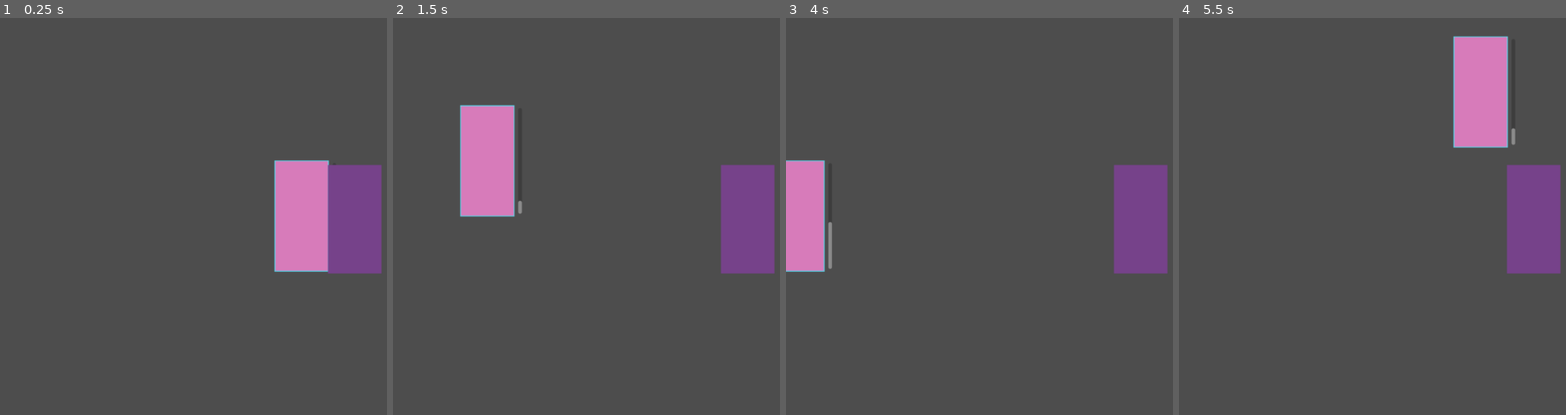
Above: before the commit, frames 1-4 (left to right).
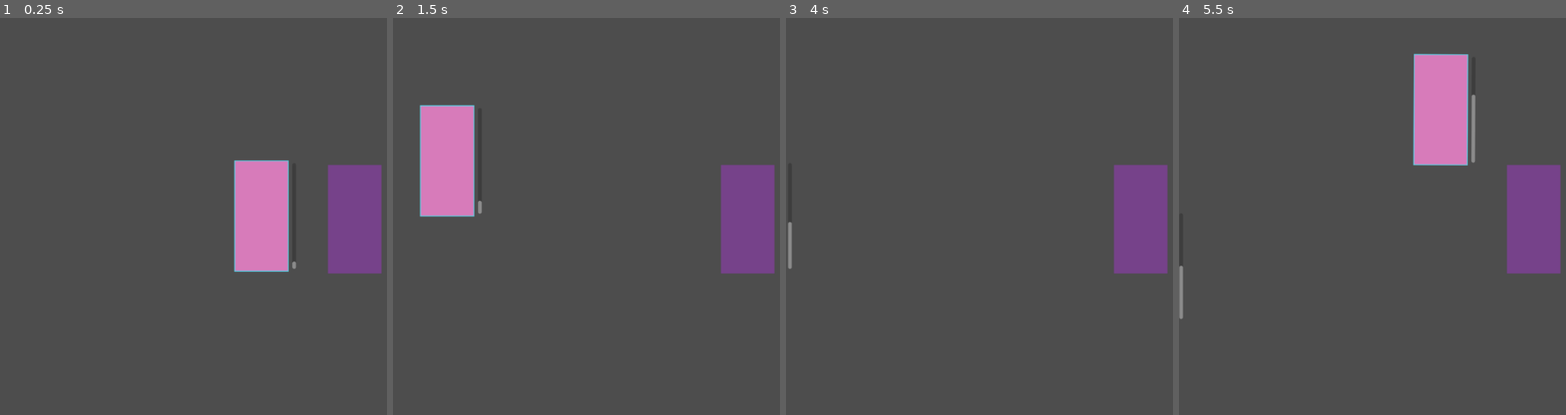
Above: after the commit, the same moments.

Repository: EbbeUndFlut/waterboy
Game: Godot game, scene res://src/tests/node_2d.tscn
The game is run twice, just before and just after one commit, with the same random seed, the same clock (stepped at 60 frames per second) and the same inputs. The project has no main scene, so this scene is started directly.
Inputs:
- Up to frame 1 (0.25 s): no input
- Up to frame 2 (1.5 s): tap Enter (ui_accept) at 0.5, 0.77 s; hold Right (ui_right) 0.53-1.28 s; hold Down (ui_down) from 1.28 s (still down)
- Up to frame 3 (4 s): tap Enter (ui_accept) at 1.52, 2.75, 3.02, 3.5, 3.77 s; release Down (ui_down) at 2.03 s; hold Right (ui_right) 2.03-2.78 s; hold Up (ui_up) 2.78-3.53 s; hold Left (ui_left) from 3.53 s (still down)
- Up to frame 4 (5.5 s): tap Enter (ui_accept) at 4.52 s; release Left (ui_left) at 5.03 s; hold Down (ui_down) from 5.03 s (still down)

The runs differ from the first frame. In frame 1, 6.0% of the frame differs, in the area x 60-86%, y 35-64%; in frame 2, 6.1%; in frame 3, 2.9%; in frame 4, 6.6%, in the area x 0-87%, y 4-76%.

Commit message:
sie leben......

Diff:
--- a/src/entities/soccer_player.gd
+++ b/src/entities/soccer_player.gd
@@ -1,10 +1,12 @@
 class_name SoccerPlayer
 extends RigidBody2D
 
+@export var SPEED:float = 30
 enum Teams {BLUE,RED}
 @onready var water:Sprite2D = $water
 @export var team:Teams
 @onready var progress:ProgressBar = $ProgressBar
+var direction:Vector2=Vector2(0,0)
 var thirst:float = 0
 var multiplier: float = 1
 var speed:int= 10
@@ -27,6 +29,9 @@
 	if can_drink and Input.is_action_just_pressed("ui_accept"):
 		thirst = 0
 
+func _physics_process(delta):
+	apply_force(direction)
+
 func _on_drink_area_body_entered(body):
 	var waterboy = body as WaterBoy
 	if waterboy:
@@ -37,3 +42,7 @@
 	var waterboy = body as WaterBoy
 	if waterboy:
 		can_drink = false
+
+
+func _on_timer_timeout():
+	direction = Vector2(randf_range(0,1)*SPEED,randf_range(0,1)*SPEED)
--- a/src/entities/soccer_player.tscn
+++ b/src/entities/soccer_player.tscn
@@ -13,9 +13,9 @@
 [sub_resource type="ShaderMaterial" id="ShaderMaterial_77a6a"]
 
 [node name="SoccerPlayer" type="RigidBody2D"]
+gravity_scale = 1.66533e-16
 sleeping = true
 can_sleep = false
-freeze = true
 script = ExtResource("1_bbd2v")
 
 [node name="CollisionShape2D" type="CollisionShape2D" parent="."]
@@ -46,5 +46,10 @@
 show_percentage = false
 metadata/_edit_use_anchors_ = true
 
+[node name="Timer" type="Timer" parent="."]
+wait_time = 4.222
+autostart = true
+
 [connection signal="body_entered" from="DrinkArea" to="." method="_on_drink_area_body_entered"]
 [connection signal="body_exited" from="DrinkArea" to="." method="_on_drink_area_body_exited"]
+[connection signal="timeout" from="Timer" to="." method="_on_timer_timeout"]
--- a/src/tests/node_2d.tscn
+++ b/src/tests/node_2d.tscn
@@ -13,3 +13,4 @@
 
 [node name="SoccerPlayer2" parent="." instance=ExtResource("1_8rd07")]
 position = Vector2(146, 479)
+lock_rotation = true
